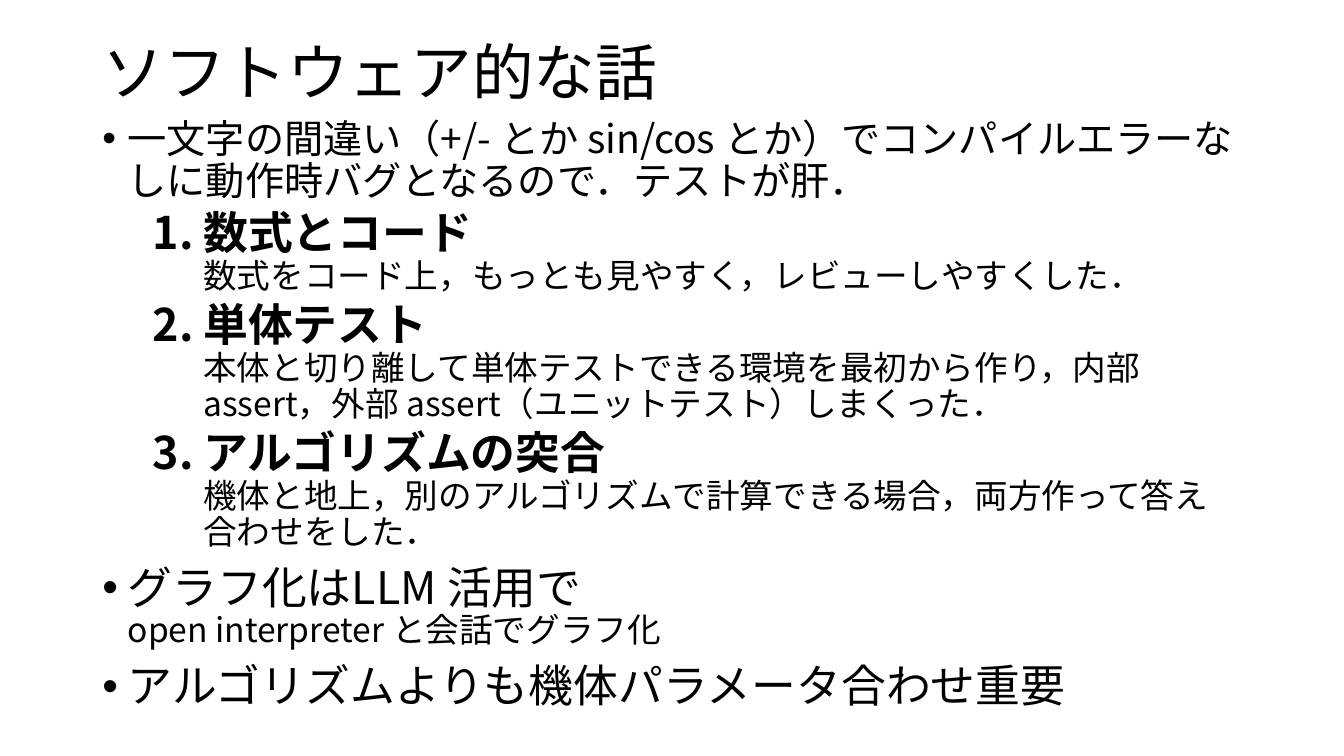
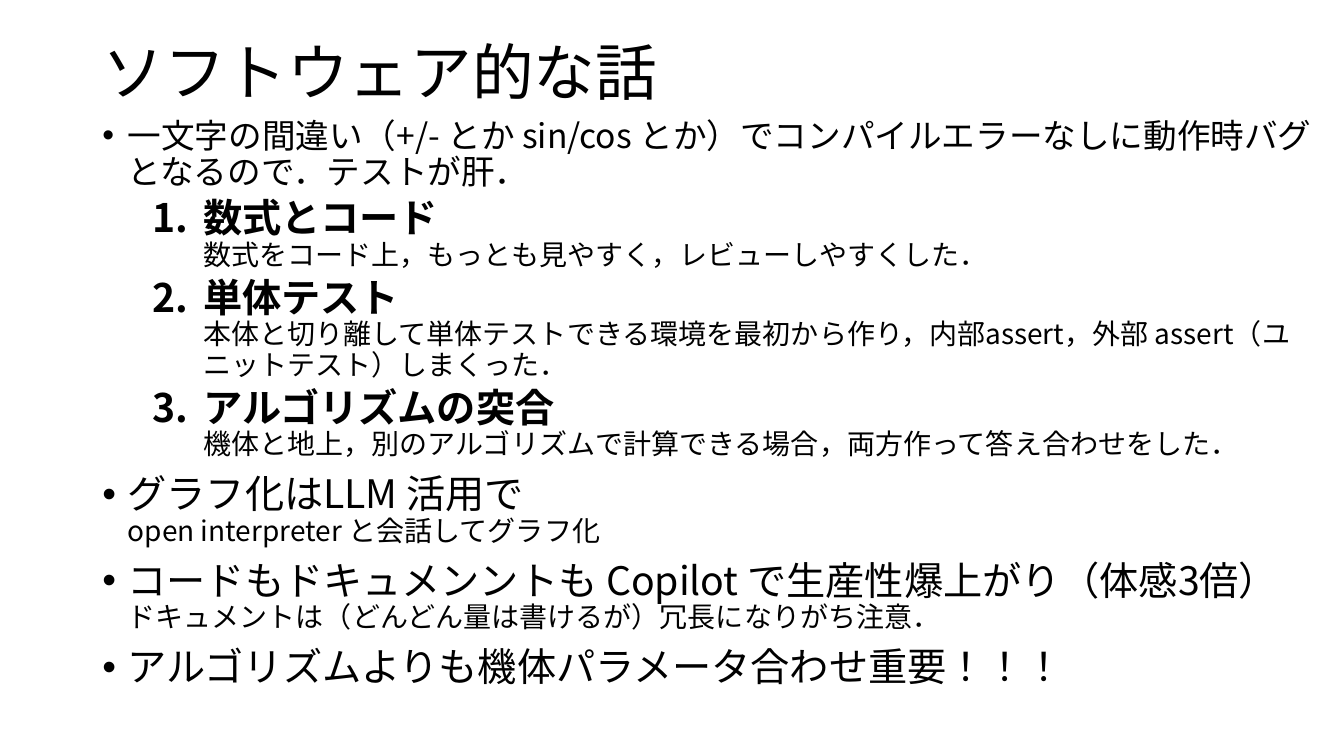
Before and after one commit to toppers/hakoniwa-px4sim, a slide deck: slide 14 of drone_physics/drone_frames.pptx (slide 10 before the commit). Drawn at 1344x756 pixels with LibreOffice and Linux fonts; fonts in the diff are those of the drawing. Boxes give left, top, right and bottom in pixels: in the first picture for what was removed or moved away, otherwise in the second. Text is boxed around its words. In the diff, an @@ line names an element or a change of style, - is before the commit and + after.

```diff
--- a/drone_physics/drone_frames.pptx
+++ b/drone_physics/drone_frames.pptx
@@ text at (128, 119, 1312, 457): size 28 to 24 pt in "一文字の間違い（+/- とか sin/cos とか）でコンパイルエラーなしに動作時バグとなるので．テストが肝．"; size 32 to 28 pt in "数式とコード", "単体テスト", "アルゴリズムの突合"; size 24 to 20 pt in "数式をコード上，もっとも見やすく，レビューしやすくした．", "本体と切り離して単体テストできる環境を最初から作り，内部assert，外部 assert（ユニットテスト）しまくった．", "機体と地上，別のアルゴリズムで計算できる場合，両方作って答え合わせをした．" @@
@@ text at (128, 475, 1279, 685): text changed; size 32 to 28 pt @@
-• グラフ化はLLM 活用で
-  open interpreter と会話でグラフ化
-• アルゴリズムよりも機体パラメータ合わせ重要
+• グラフ化はLLM 活用で
+  open interpreter と会話してグラフ化
+• コードもドキュメンントも Copilot で生産性爆上がり（体感3倍）
+  ドキュメントは（どんどん量は書けるが）冗長になりがち注意．
+• アルゴリズムよりも機体パラメータ合わせ重要！！！
```
Also in this commit, not shown: 7 other slides changed, 7 slides added, 1 slide removed, 2 other files.
